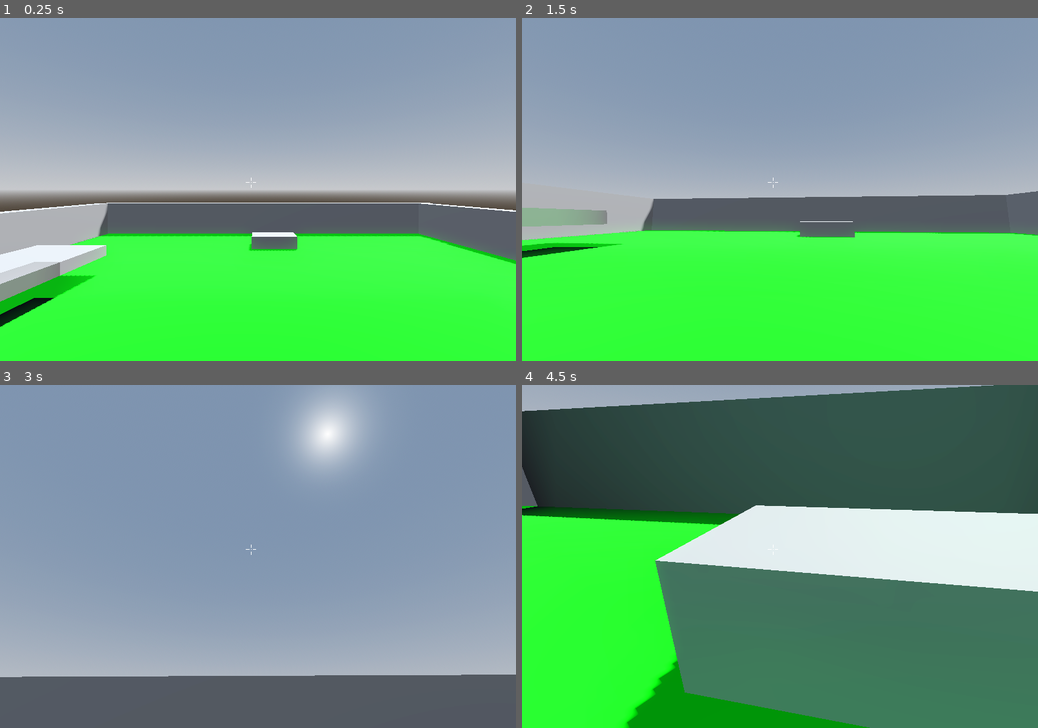
Above: before the commit, frames 1-4 (two rows, left to right).
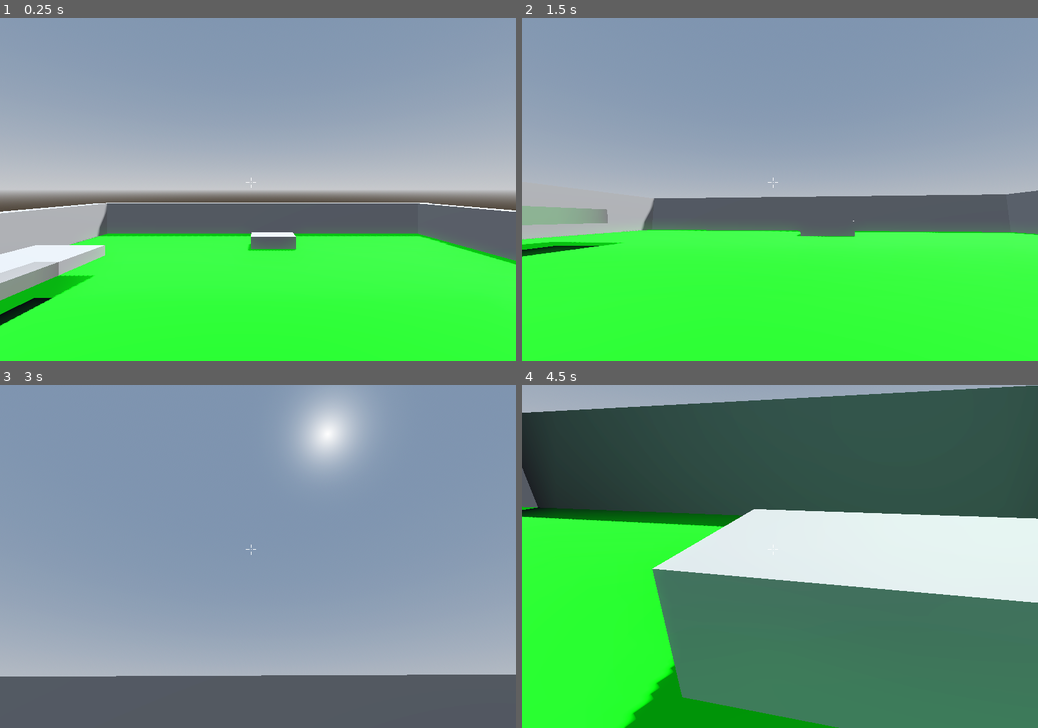
Above: after the commit, the same moments.

Repository: jd-58/FPS-game
Game: Godot game, scene res://Scenes.tscn
Same seed, same stepped clock (60 frames per second), same inputs: the game is played once before the commit and once after it.
Inputs (mouse positions are in pixels of both pictures, inside the frame that each line leads up to):
- Up to frame 1 (0.25 s): no input
- Up to frame 2 (1.5 s): move the mouse to (805, 189) at 0.52 s; hold C (Crouch) 0.53-1.28 s; hold W (Forward) from 0.53 s (still down); tap Space (Jump) at 0.77 s; move the mouse to (754, 189) at 1.27 s; tap C (Crouch) at 1.35 s
- Up to frame 3 (3 s): keep holding W (Forward); tap Space (Jump) at 1.52 s; move the mouse to (268, 549) at 2.02 s; hold C (Crouch) 2.03-2.78 s; move the mouse to (252, 563) at 2.77 s; tap C (Crouch) at 2.85 s
- Up to frame 4 (4.5 s): keep holding W (Forward); tap Space (Jump) at 3.02, 3.77 s; move the mouse to (816, 559) at 3.52 s; hold C (Crouch) 3.53-4.28 s; move the mouse to (738, 553) at 4.27 s; tap C (Crouch) at 4.35 s

The runs differ from the first frame. In frame 1, 0.3% of the frame differs, in the area x 0-100%, y 53-91%; in frame 2, 0.8%; in frame 3, less than 0.1%; in frame 4, 5.0%, in the area x 0-100%, y 0-100%.

Commit message:
Added headbob

Diff:
--- a/Controllers/player_controller.gd
+++ b/Controllers/player_controller.gd
@@ -21,6 +21,12 @@
 @export_range(5, 10, 0.1) var CROUCH_SPEED : float = 7.0
 @export var CROUCH_SHAPECAST : Node3D
 @export var TOGGLE_CROUCH : bool = true
+#bob variables
+@export var BOB_FREQ : float = 2.4
+@export var BOB_AMP : float = 0.08
+var t_bob = 0.0
+
+@onready var camera = $CameraController/Camera3D
 
 
 
@@ -102,6 +108,10 @@
 		velocity.x = move_toward(velocity.x, 0, speed)
 		velocity.z = move_toward(velocity.z, 0, speed)
 
+	# Head bob
+	t_bob += delta * velocity.length() * float(is_on_floor())
+	camera.transform.origin = _headbob(t_bob)
+
 	move_and_slide()
 
 
@@ -140,3 +150,10 @@
 			speed = SPEED_DEFAULT
 		"crouching":
 			speed = SPEED_CROUCH
+
+
+func _headbob(time) -> Vector3:
+	var pos = Vector3.ZERO
+	pos.y = sin(time * BOB_FREQ) * BOB_AMP
+	pos.x = cos(time * BOB_FREQ / 2) * BOB_AMP
+	return pos
